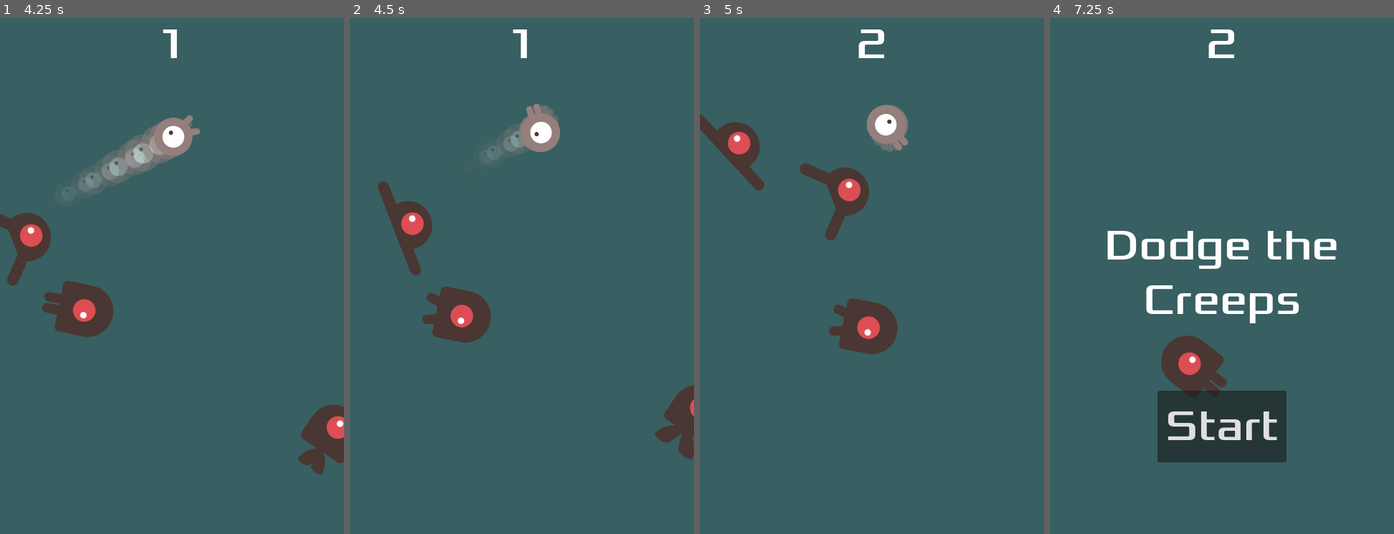
Above: before the commit, frames 1-4 (left to right).
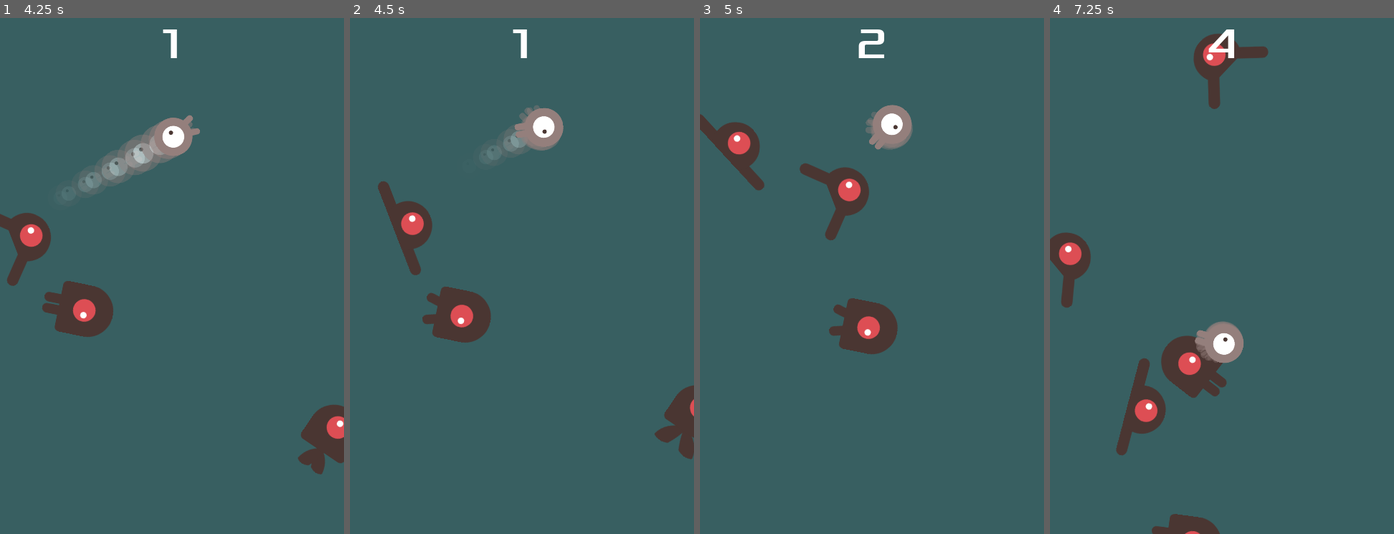
Above: after the commit, the same moments.

Repository: PaulThomasRowe/boba-tea-wizardry
Game: Godot game, scene res://main.tscn
Two runs of this game, one before a commit and one after it. Both use one fixed random seed, a clock stepped at 60 frames per second and the inputs below.
Inputs:
- Up to frame 1 (4.25 s): click "Start" at 0.5 s; tap Enter at 1.25 s; hold D (move_right) 1.28-2.03 s; tap F (test_immunity, bound only after the commit) at 1.35, 2.3, 2.85, 3.8 s; tap G (test_speed, bound only after the commit) at 1.55, 2.1, 3.05, 3.6 s; hold S (move_down) 2.03-2.78 s; hold D (move_right) 2.78-3.53 s; hold W (move_up) from 3.53 s (still down)
- Up to frame 2 (4.5 s): release W (move_up) at 4.28 s; hold A (move_left) from 4.28 s (still down); tap F (test_immunity, bound only after the commit) at 4.35 s
- Up to frame 3 (5 s): keep holding A (move_left); tap G (test_speed, bound only after the commit) at 4.55 s
- Up to frame 4 (7.25 s): tap G (test_speed, bound only after the commit) at 5.1, 6.05, 6.6 s; tap F (test_immunity, bound only after the commit) at 5.3, 5.85, 6.8 s; release A (move_left) at 5.78 s; hold S (move_down) 5.78-6.53 s; hold D (move_right) from 6.53 s (still down)

Frame 1 is identical in both runs. In frame 2, 0.5% of the frame differs, in the area x 47-63%, y 16-26%; in frame 3, 0.5%; in frame 4, 12%, in the area x 0-84%, y 2-100%.

Commit message:
issue #27: Adds fishy speed up and immunity also fishy will no longer dies when touching enemies only goes slow

Diff:
--- a/player.gd
+++ b/player.gd
@@ -2,8 +2,22 @@
 
 signal hit
 
-var player_speed = 400
-var rotation_speed = 7
+# player movement variables
+const player_base_speed = 400
+const player_base_movement_modifier = 1
+var player_movement_modifier = player_base_movement_modifier
+var player_rotation_speed = 7
+
+# player boosts variables
+var player_immune = false
+var player_immunity_time = 2
+var player_speed_boost_modifier = 2
+var player_speed_time = 2
+
+# collision modifiers
+var player_slowdown_modifier = 0.4
+
+# TODO: Why is this here????
 var screen_size # Size of the game window.
 
 func _ready():
@@ -15,15 +29,24 @@
 
 	# rotation of the player
 	var rotation_direction = Input.get_axis("move_left", "move_right")
-	rotation += rotation_direction * rotation_speed * delta
+	rotation += rotation_direction * player_rotation_speed * delta * player_movement_modifier
 
 	# forward motion of the player
 	var player_direction = Input.get_axis("move_down", "move_up")
-	velocity = player_direction * player_speed * transform.y
+	velocity = player_direction * player_base_speed * transform.y * player_movement_modifier
+
+	# test power up
+	if Input.is_action_just_pressed("test_immunity"):
+		if not player_immune:  # Prevent overlapping immunity
+			grant_immunity()
+
+	if Input.is_action_just_pressed("test_speed"):
+		if not player_immune:  # Prevent overlapping immunity
+			grant_speed_boost()
 
 	# This is probably the code for the player animation
 	if velocity.length() > 0:
-		velocity = velocity.normalized() * player_speed
+		velocity = velocity.normalized() * player_base_speed
 		$AnimatedSprite2D.play()
 	else:
 		$AnimatedSprite2D.stop()
@@ -46,9 +69,34 @@
 	show()
 	$CollisionShape2D.disabled = false
 
+func grant_immunity():
+	player_immune = true
+	print("Immunity granted for " + str(player_immunity_time) + " seconds!")
+	await get_tree().create_timer(player_immunity_time).timeout
+	player_immune = false
+	print("Immunity finished!")
 
+func grant_speed_boost():
+	player_movement_modifier = player_speed_boost_modifier * player_base_movement_modifier
+	print("speed boost granted for " + str(player_speed_time) + " seconds!")
+	await get_tree().create_timer(player_speed_time).timeout
+	player_movement_modifier = player_base_movement_modifier
+	print("speed boost finished!")
+
+# This function determines what happens if the player collides with
 func _on_body_entered(_body):
+	print("Player speed reduced because of collision!")
+	if not player_immune:
+		player_movement_modifier = player_slowdown_modifier * player_base_movement_modifier
+	"""
+	Old code that kills the player
 	hide() # Player disappears after being hit.
 	hit.emit()
 	# Must be deferred as we can't change physics properties on a physics callback.
 	$CollisionShape2D.set_deferred(&"disabled", true)
+	"""
+
+func _on_body_exited(_body):
+	# Reset player movement back to normal
+	player_movement_modifier = player_base_movement_modifier
+	print("Player speed restored because of exiting collision!")
--- a/player.tscn
+++ b/player.tscn
@@ -73,3 +73,4 @@
 speed_scale = 2.0
 
 [connection signal="body_entered" from="." to="." method="_on_body_entered"]
+[connection signal="body_exited" from="." to="." method="_on_body_exited"]
--- a/project.godot
+++ b/project.godot
@@ -70,6 +70,16 @@
 , Object(InputEventKey,"resource_local_to_scene":false,"resource_name":"","device":0,"window_id":0,"alt_pressed":false,"shift_pressed":false,"ctrl_pressed":false,"meta_pressed":false,"pressed":false,"keycode":0,"physical_keycode":32,"key_label":0,"unicode":0,"location":0,"echo":false,"script":null)
 ]
 }
+test_immunity={
+"deadzone": 0.51,
+"events": [Object(InputEventKey,"resource_local_to_scene":false,"resource_name":"","device":0,"window_id":0,"alt_pressed":false,"shift_pressed":false,"ctrl_pressed":false,"meta_pressed":false,"pressed":false,"keycode":0,"physical_keycode":70,"key_label":0,"unicode":0,"location":0,"echo":false,"script":null)
+]
+}
+test_speed={
+"deadzone": 0.5,
+"events": [Object(InputEventKey,"resource_local_to_scene":false,"resource_name":"","device":-1,"window_id":0,"alt_pressed":false,"shift_pressed":false,"ctrl_pressed":false,"meta_pressed":false,"pressed":false,"keycode":0,"physical_keycode":71,"key_label":0,"unicode":103,"location":0,"echo":false,"script":null)
+]
+}
 
 [rendering]
 
